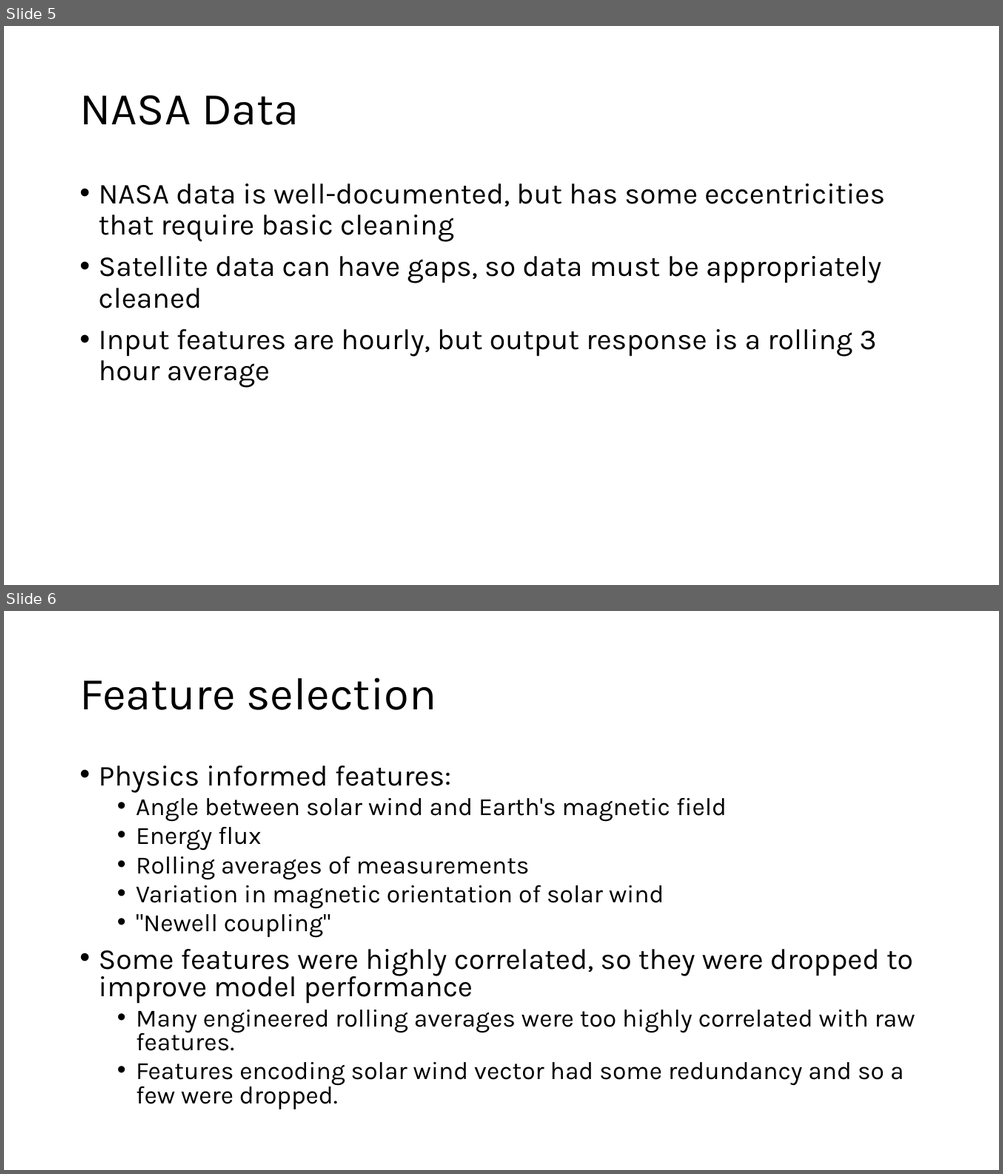
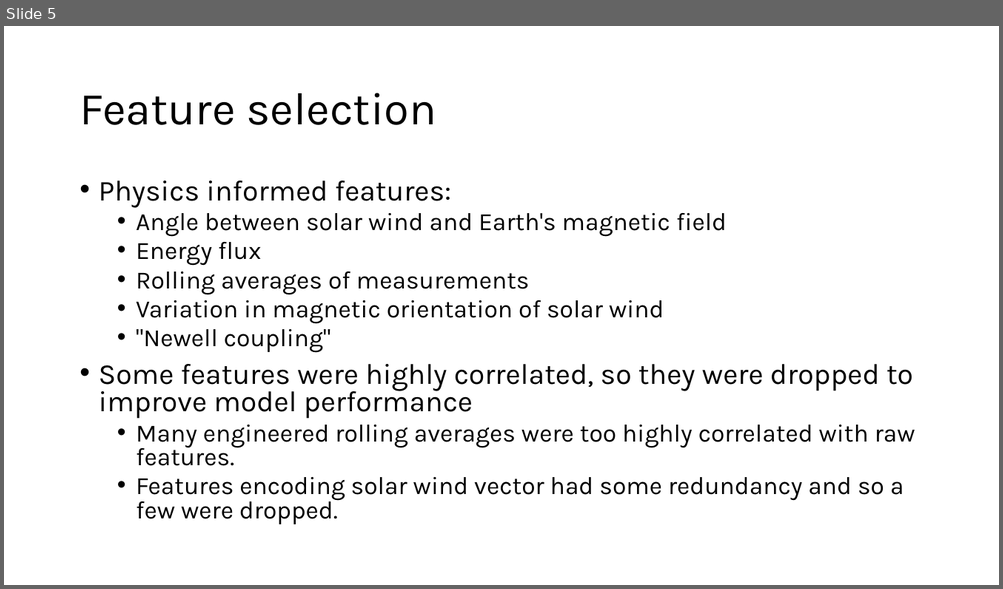
Before and after one commit to Erdos-Projects/spring-2026-electromagnetic-risk-prediction, a slide deck: presentation/final-presentation.pptx. Shown one above the other, each under a label of ours: slides 5 and 6 before the commit, slide 5 after it. The pictures are 1003x1174 and 1003x589 pixels, drawn with LibreOffice and Linux fonts; fonts in the diff are those of the drawing. Boxes give left, top, right and bottom in pixels: in the first picture for what was removed or moved away, otherwise in the second. Text is boxed around its words. In the diff, an @@ line names an element or a change of style, - is before the commit and + after.

```diff
--- a/presentation/final-presentation.pptx
+++ b/presentation/final-presentation.pptx
@@ slide 5 removed at <box>4,26,999,585</box>, background #FFFFFF @@
@@ title removed at <box>79,95,299,125</box> @@
-NASA Data
@@ text removed at <box>99,184,885,388</box> @@
-• NASA data is well-documented, but has some eccentricities that require basic cleaning
-• Satellite data can have gaps, so data must be appropriately cleaned
-• Input features are hourly, but output response is a rolling 3 hour average
@@ what was slide 6 is now slide 5 @@
```
Also in this commit, not shown: 5 slides changed, 1 other file.
